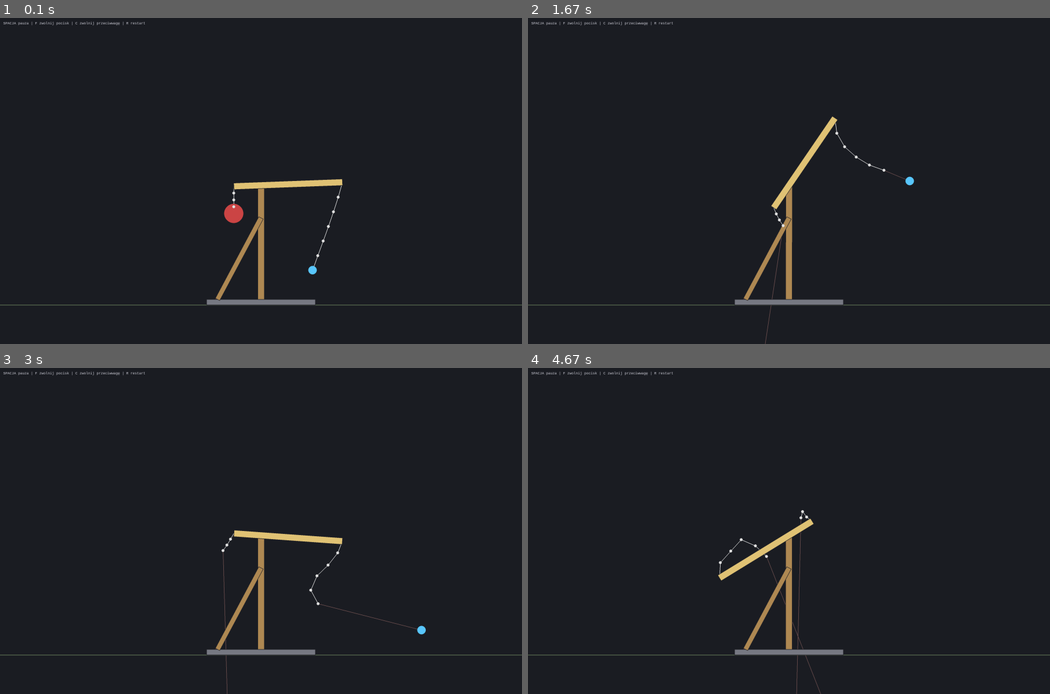
Above: before the commit, frames 1-4 (two rows, left to right).
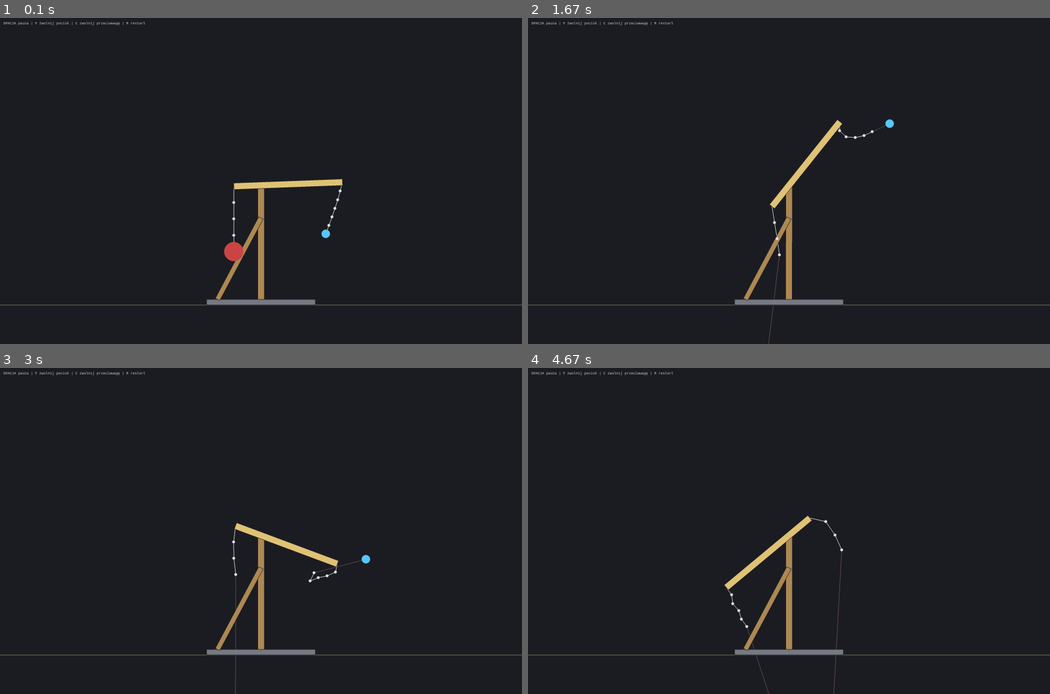
Above: after the commit, the same moments.

Repository: wedrownix/Symulator_fizyczny
Game: pygame game, started from Końcowy projekt tylko trebusz/Trebusz_finally.py
Same seed, same stepped clock (60 frames per second), same inputs: the game is played once before the commit and once after it.
Inputs:
- Up to frame 1 (0.1 s): no input
- Up to frame 2 (1.67 s): tap C at 0.33 s; tap Space at 0.67, 1.4 s; tap F at 1 s
- Up to frame 3 (3 s): tap Space at 1.7, 1.9, 2.23, 2.53, 2.73 s; tap F at 1.98 s
- Up to frame 4 (4.67 s): tap Space at 3.03, 3.3, 3.63, 3.93, 4.07, 4.47 s; tap F at 3.38, 4.55 s

The runs differ from the first frame. In frame 1, 0.5% of the frame differs, in the area x 42-66%, y 51-79%; in frame 2, 0.7%; in frame 3, 1.1%, in the area x 42-82%, y 47-100%; in frame 4, 0.9%.

Commit message:
Poprawki

Diff:
--- a/Końcowy projekt/Trebusz_finally.py
+++ b/Końcowy projekt tylko trebusz/Trebusz_finally.py
@@ -96,14 +96,22 @@
     # --- przeciwwaga (na krótszym ramieniu) ---
     counterMass = 100.0
     counterRadius = 0.18
-    counterRopeLength = 0.50     # długość liny przeciwwagi
+    counterRopeLength = 1.2  # długość liny przeciwwagi
+    # UWAGA - to jest najczulszy parametr całej maszyny. Przeciwwaga zwisa
+    # pionowo, więc ta długość to WPROST wysokość, z jakiej spada 100 kg.
+    # Każde 10 cm to 98 J energii wejściowej (m*g*h), a maszyna oddaje
+    # pociskowi kilkanaście procent z tego. Zmierzone v_max pocisku:
+    #     0.30 m -> 16.1 m/s      0.50 m -> 13.4 m/s      0.80 m -> 9.0 m/s
+    # W pierwotnej wersji sceny przeciwwaga wisiała UKOŚNIE: lina miała 0.5 m,
+    # ale w pionie dzieliło ją od ramienia tylko 0.3 m. Wyprostowanie zwisu
+    # przy zachowaniu długości liny obniżyło masę o 20 cm i zabrało 30 % mocy.
     counterNodes = 3             # z ilu ogniw zrobiona jest ta lina
     counterNodeMass = 1.0        # reguła: >= counterMass / 100
 
     # --- pocisk (na dłuższym ramieniu, na procy) ---
     projectileMass = 1.0
     projectileRadius = 0.08
-    slingLength = 1.71           # długość procy
+    slingLength = 1           # długość procy
     slingAngleDeg = 20.0         # odchylenie procy od pionu na starcie
     slingNodes = 5
     slingNodeMass = 0.1          # reguła: >= projectileMass / 100
--- /dev/null
+++ b/Końcowy projekt tylko trebusz/Vector2_finally.py
@@ -0,0 +1,83 @@
+"""
+Vector2_finally.py -- WARSTWA 1: algebra wektorowa.
+
+Nie zależy od niczego (nawet od math poza importem) i nic nie wie o fizyce.
+Można ją testować osobno.
+
+KONWENCJA:
+    metody MUTUJĄCE zwracają self  -> można je łączyć w łańcuch
+    rotate(a)  zmienia wektor
+    rotated(a) zwraca nowy, oryginał bez zmian
+Zero alokacji ma znaczenie: solver robi setki tysięcy operacji na sekundę.
+"""
+
+import math
+
+
+class Vec2:
+    __slots__ = ("x", "y")
+
+    def __init__(self, x: float = 0.0, y: float = 0.0):
+        self.x, self.y = x, y
+
+    def clone(self) -> "Vec2":
+        return Vec2(self.x, self.y)
+
+    def set(self, v: "Vec2") -> "Vec2":
+        self.x, self.y = v.x, v.y
+        return self
+
+    def add(self, v: "Vec2", s: float = 1.0) -> "Vec2":
+        self.x += v.x * s
+        self.y += v.y * s
+        return self
+
+    def addVectors(self, a: "Vec2", b: "Vec2") -> "Vec2":
+        self.x, self.y = a.x + b.x, a.y + b.y
+        return self
+
+    def subtractVectors(self, a: "Vec2", b: "Vec2") -> "Vec2":
+        self.x, self.y = a.x - b.x, a.y - b.y
+        return self
+
+    def scale(self, s: float) -> "Vec2":
+        self.x *= s
+        self.y *= s
+        return self
+
+    def length(self) -> float:
+        return math.sqrt(self.x * self.x + self.y * self.y)
+
+    def lengthSq(self) -> float:
+        return self.x * self.x + self.y * self.y
+
+    def dot(self, v: "Vec2") -> float:
+        return self.x * v.x + self.y * v.y
+
+    def cross(self, v: "Vec2") -> float:
+        """W 3D iloczyn wektorowy daje wektor; w 2D - skalar (składową z)."""
+        return self.x * v.y - self.y * v.x
+
+    def rotate(self, angle: float) -> "Vec2":
+        """Zastępuje applyQuaternion(rot); obrót o -angle zastępuje invRot."""
+        c, s = math.cos(angle), math.sin(angle)
+        self.x, self.y = c * self.x - s * self.y, s * self.x + c * self.y
+        return self
+
+    def rotated(self, angle: float) -> "Vec2":
+        return self.clone().rotate(angle)
+
+    def isFinite(self) -> bool:
+        return math.isfinite(self.x) and math.isfinite(self.y)
+
+    def __repr__(self) -> str:
+        return f"Vec2({self.x:.4f}, {self.y:.4f})"
+
+
+def normalizeAngle(a: float) -> float:
+    """Kąt do przedziału (-pi, pi].
+
+    Konieczne, bo kąt ciała rośnie bez ograniczeń (koło po 10 obrotach ma
+    rot = 62.8). Bez tego różnica kątów wyszłaby 6.2 zamiast -0.08 i spaw
+    szarpnąłby ciałem o pełny obrót."""
+    return (a + math.pi) % (2.0 * math.pi) - math.pi
Renamed: Body_finally.py -> Końcowy projekt prosty/Body_finally.py
Renamed: Trebusz_Claude.py -> Końcowy projekt prosty/Trebusz.py
Renamed: Końcowy projekt/Vector2_finally.py -> Końcowy projekt prosty/Vector2_finally.py
Renamed: Końcowy projekt/Body_finally.py -> Końcowy projekt tylko trebusz/Body_finally.py
Renamed: Końcowy projekt/Joint_finally.py -> Końcowy projekt tylko trebusz/Joint_finally.py
Renamed: Końcowy projekt/World_finally.py -> Końcowy projekt tylko trebusz/World_finally.py
Empty file added: Vector2_finally.py
